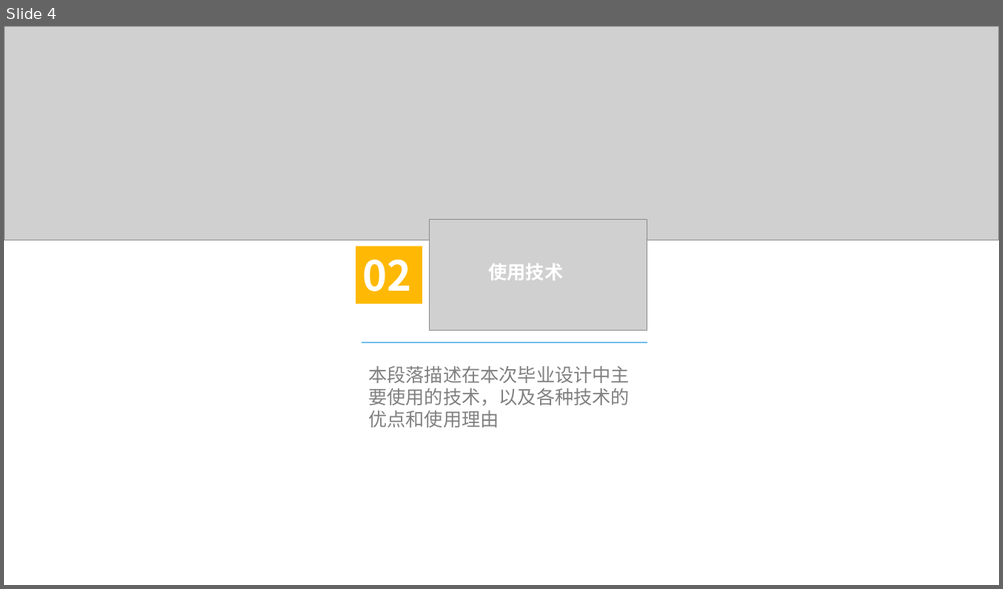
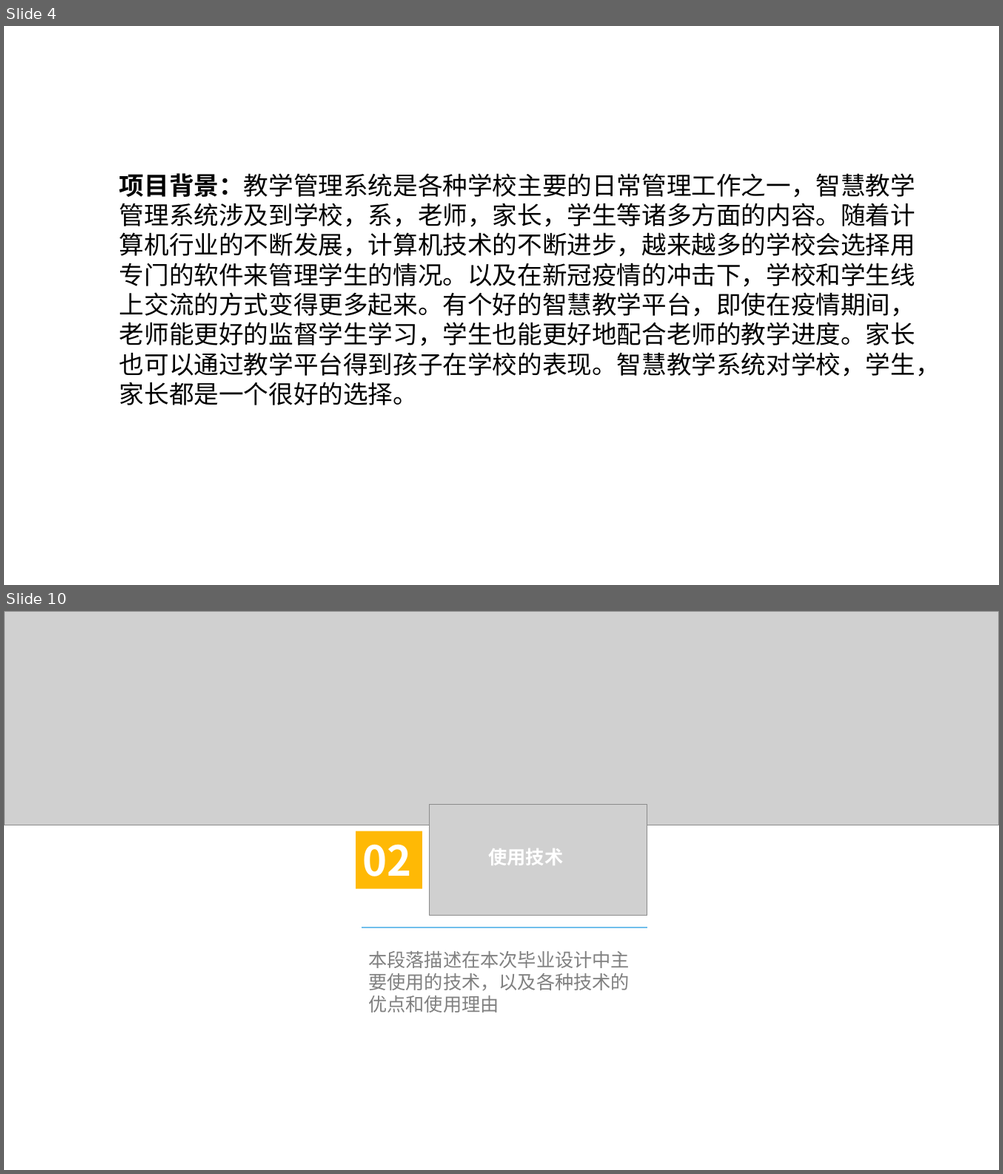
Before and after one commit to HolyShiftt/teach, a slide deck: document/中期答辩.pptx. Shown one above the other, each under a label of ours: slide 4 before the commit, slides 4 and 10 after it; the slides between them are not shown. The pictures are 1003x589 and 1003x1174 pixels, drawn with LibreOffice and Linux fonts; fonts in the diff are those of the drawing; grey boxes stand for pictures; background and template pictures are left out. Boxes give left, top, right and bottom in pixels: in the first picture for what was removed or moved away, otherwise in the second. Text is boxed around its words. In the diff, an @@ line names an element or a change of style, - is before the commit and + after.

```diff
--- a/document/中期答辩.pptx
+++ b/document/中期答辩.pptx
@@ slide 4 added at bbox=[4, 26, 999, 585], background picture (left out) @@
@@ text added at bbox=[119, 173, 940, 406], 24 pt, text #000000 @@
+  项目背景：教学管理系统是各种学校主要的日常管理工作之一，智慧教学管理系统涉及到学校，系，老师，家长，学生等诸多方面的内容。随着计算机行业的不断发展，计算机技术的不断进步，越来越多的学校会选择用专门的软件来管理学生的情况。以及在新冠疫情的冲击下，学校和学生线上交流的方式变得更多起来。有个好的智慧教学平台，即使在疫情期间，老师能更好的监督学生学习，学生也能更好地配合老师的教学进度。家长也可以通过教学平台得到孩子在学校的表现。智慧教学系统对学校，学生，家长都是一个很好的选择。
@@ what was slide 4 is now slide 10 @@
```
Also in this commit, not shown: 7 slides changed, 5 other slides added, 17 slides removed, 3 other files.
